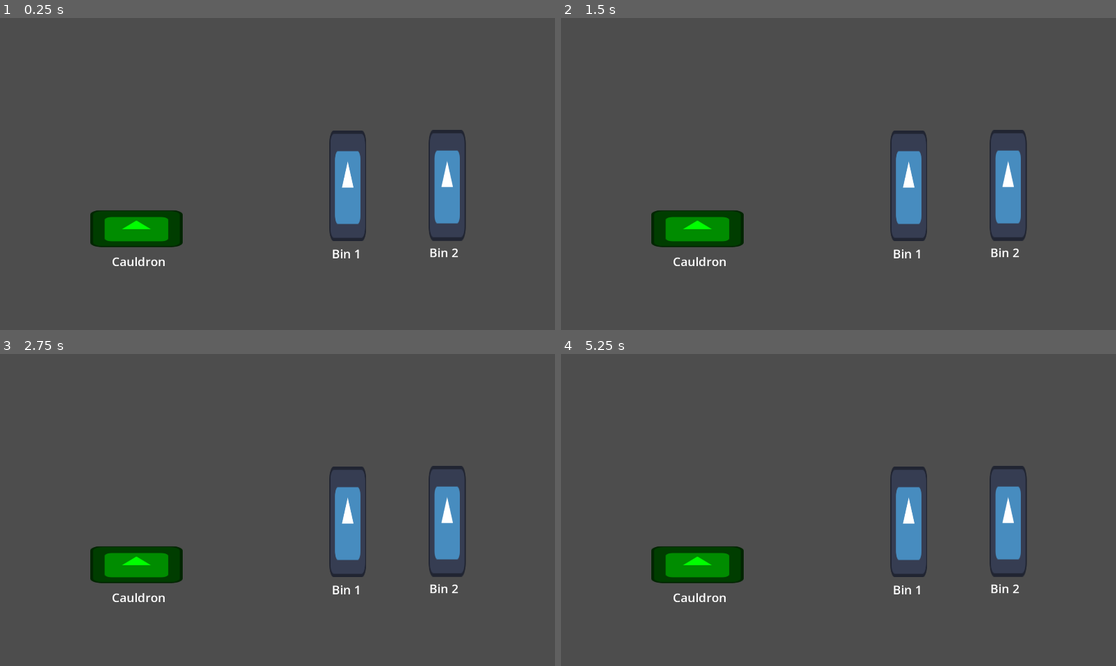
Above: before the commit, frames 1-4 (two rows, left to right).
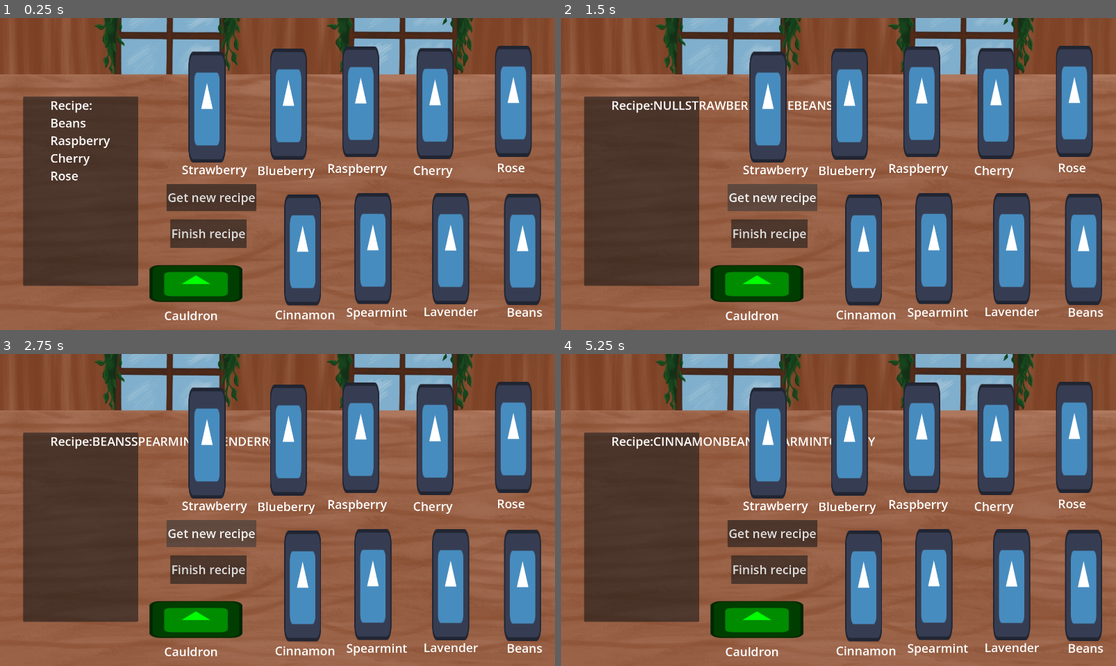
Above: after the commit, the same moments.

Repository: ramble-cu29/witches-brew-cafe
Game: Godot game, scene res://scenes/back_of_house.tscn
Two runs of this game, one before a commit and one after it. Both use one fixed random seed, a clock stepped at 60 frames per second and the inputs below. The engine's default icon, where the game draws it, is replaced by a stand-in: a white triangle on a blue panel in a dark square.
Inputs (mouse positions are in pixels of both pictures, inside the frame that each line leads up to):
- Up to frame 1 (0.25 s): no input
- Up to frame 2 (1.5 s): click (771, 233) at 0.5 s, where only the run after the commit has a clickable "Finish recipe"; click (771, 198) at 1.25 s, where only the run after the commit has a clickable "Get new recipe"
- Up to frame 3 (2.75 s): click (210, 534) at 2 s, where only the run after the commit has a clickable "Get new recipe"
- Up to frame 4 (5.25 s): click (771, 569) at 2.75 s, where only the run after the commit has a clickable "Finish recipe"; click (771, 569) at 3.5 s, where only the run after the commit has a clickable "Finish recipe"; click (771, 534) at 4.25 s, where only the run after the commit has a clickable "Get new recipe"; tap Enter at 5 s; move the mouse to (960, 494) at 5.02 s; click (960, 494) at 5.17 s

The runs differ from the first frame. In frame 1, 92% of the frame differs, in the area x 0-100%, y 0-100%; in frame 2, 90%; in frame 3, 90%; in frame 4, 92%.

Commit message:
Added new art and added all ingredients

Diff:
--- a/globals.gd
+++ b/globals.gd
@@ -1,9 +1,31 @@
 extends Node
 
 var ingredient_exists:bool = false
-var ingredient_type_global:String
+var ingredient_type_global:Ingredients
 
-const INGREDIENT_LIST: Dictionary = {
-	"leaf": "res://art/leaf.jpg",
-	"flower": "res://art/flower.jpg",
+enum Ingredients {
+	NULL,
+	STRAWBERRY,
+	BLUEBERRY,
+	RASPBERRY,
+	CHERRY,
+	ROSE,
+	CINNAMON,
+	SPEARMINT,
+	LAVENDER,
+	BEANS,
 }
+
+const INGR_FILES: Dictionary[Ingredients, String] = {
+	Ingredients.STRAWBERRY: "res://art/programmer_art/strawberry.png",
+	Ingredients.BLUEBERRY: "res://art/programmer_art/blueberry.jpg",
+	Ingredients.RASPBERRY: "res://art/programmer_art/raspberry.jpg",
+	Ingredients.CHERRY: "res://art/programmer_art/cherry.png",
+	Ingredients.ROSE: "res://art/programmer_art/rose.jpg",
+	Ingredients.CINNAMON: "res://art/programmer_art/cinnamon.png",
+	Ingredients.SPEARMINT: "res://art/programmer_art/spearmint.jpg",
+	Ingredients.LAVENDER: "res://art/programmer_art/lavender.jpg",
+	Ingredients.BEANS: "res://art/programmer_art/beans.jpg",
+}
+
+var recipe_record: Array = []
--- a/scenes/back_of_house.gd
+++ b/scenes/back_of_house.gd
@@ -2,6 +2,12 @@
 
 var ingredient: Node = preload("res://scenes/ingredient.tscn").instantiate()
 
+var recipe:Array = [
+	Globals.Ingredients.BEANS,
+	Globals.Ingredients.RASPBERRY,
+	Globals.Ingredients.CHERRY,
+	Globals.Ingredients.ROSE
+]
 
 # Called when the node enters the scene tree for the first time.
 func _ready() -> void:
@@ -11,6 +17,8 @@
 func _process(delta: float) -> void:
 	pass
 
+# If the left mouse button is up and the ingredient is inside the tree, remove it from the
+# tree and set the flag ingredient_exists to false
 func _input(event: InputEvent) -> void:
 	if event is InputEventMouseButton:
 		if event.button_index == MOUSE_BUTTON_LEFT and event.pressed == false:
@@ -18,12 +26,33 @@
 				remove_child(ingredient)
 				Globals.ingredient_exists = false
 
+# When you get the signal from the ingredient bin that it has been clicked
+# add the ingredient to the tree at the mouse position, set the flag to true,
+# and load the right texture
 func _on_ingredient_bin_pressed() -> void:
 	add_child(ingredient)
 	Globals.ingredient_exists = true
 	ingredient.global_position = get_viewport().get_mouse_position()
-	ingredient.texture = load(Globals.INGREDIENT_LIST[Globals.ingredient_type_global])
+	ingredient.texture = load(Globals.INGR_FILES[Globals.ingredient_type_global])
 
 
 func _on_tool_placed() -> void:
-	print(Globals.ingredient_type_global + " placed!")
+	print(str(Globals.ingredient_type_global) + " placed!")
+
+
+func _on_button_button_up() -> void:
+	print("The recipe followed was: " + str(Globals.recipe_record))
+	print("The recipe you needed to follow was: " + str(recipe))
+	if(str(Globals.recipe_record) == str(recipe)):
+		print("You did it!")
+	Globals.recipe_record.clear()
+
+
+func _on_button_2_button_up() -> void:
+	recipe.clear()
+	$GUI/Panel/RecipeLabel.text = "Recipe:"
+	print(Globals.Ingredients.size())
+	print(Globals.Ingredients.keys()[randi() % Globals.Ingredients.size()])
+	for i: int in range(4):
+		var ingr:String = Globals.Ingredients.keys()[randi() % Globals.Ingredients.size()]
+		$GUI/Panel/RecipeLabel.text += ingr
--- a/scenes/back_of_house.tscn
+++ b/scenes/back_of_house.tscn
@@ -2,49 +2,207 @@
 
 [ext_resource type="Script" uid="uid://bm5soup6vcox8" path="res://scenes/back_of_house.gd" id="1_io6l6"]
 [ext_resource type="PackedScene" uid="uid://djw1an2ysxeog" path="res://scenes/ingredient_bin.tscn" id="1_of34b"]
+[ext_resource type="Texture2D" uid="uid://b2dd1c08cvymn" path="res://art/boh/background_boh.jpg" id="2_rv63m"]
 [ext_resource type="PackedScene" uid="uid://bsowfk6i20w6x" path="res://scenes/tool.tscn" id="3_2ukpx"]
-
-[sub_resource type="Theme" id="Theme_2ukpx"]
-default_font_size = 42
+[ext_resource type="Theme" uid="uid://l7m6kwciibo0" path="res://theme.tres" id="4_damgc"]
 
 [node name="BackOfHouse" type="Node" unique_id=45676339]
 script = ExtResource("1_io6l6")
 
-[node name="IngredientBin" parent="." unique_id=825669269 instance=ExtResource("1_of34b")]
-position = Vector2(1203, 581)
-ingredient_type = "leaf"
-
-[node name="IngredientBin2" parent="." unique_id=109695236 instance=ExtResource("1_of34b")]
-position = Vector2(1547, 579)
-ingredient_type = "flower"
-
-[node name="Tool" parent="." unique_id=555176367 instance=ExtResource("3_2ukpx")]
-position = Vector2(472, 729)
-
-[node name="Label" type="Label" parent="." unique_id=1597802341]
-offset_left = 387.0
-offset_top = 814.0
-offset_right = 614.0
-offset_bottom = 868.0
-theme = SubResource("Theme_2ukpx")
+[node name="Background" type="Sprite2D" parent="." unique_id=1984211532]
+position = Vector2(960, 540)
+scale = Vector2(1.2, 1.2)
+texture = ExtResource("2_rv63m")
+
+[node name="Cauldron" parent="." unique_id=555176367 instance=ExtResource("3_2ukpx")]
+position = Vector2(678, 919)
+
+[node name="GUI" type="Control" parent="." unique_id=919230612]
+layout_mode = 3
+anchors_preset = 0
+offset_right = 40.0
+offset_bottom = 40.0
+
+[node name="Button" type="Button" parent="GUI" unique_id=12919459]
+layout_mode = 0
+offset_left = 589.0
+offset_top = 697.0
+offset_right = 853.0
+offset_bottom = 796.0
+theme = ExtResource("4_damgc")
+text = "Finish recipe"
+
+[node name="Button2" type="Button" parent="GUI" unique_id=994928799]
+layout_mode = 0
+offset_left = 576.0
+offset_top = 575.0
+offset_right = 887.0
+offset_bottom = 668.0
+theme = ExtResource("4_damgc")
+text = "Get new recipe"
+
+[node name="Labels" type="Control" parent="GUI" unique_id=1308656595]
+anchors_preset = 0
+offset_right = 40.0
+offset_bottom = 40.0
+
+[node name="Label" type="Label" parent="GUI/Labels" unique_id=1597802341]
+layout_mode = 0
+offset_left = 568.0
+offset_top = 1001.0
+offset_right = 795.0
+offset_bottom = 1059.0
+theme = ExtResource("4_damgc")
 text = "Cauldron"
 
-[node name="Label3" type="Label" parent="." unique_id=1208340031]
-offset_left = 1485.0
-offset_top = 783.0
-offset_right = 1605.0
-offset_bottom = 841.0
-theme = SubResource("Theme_2ukpx")
-text = "Bin 2"
-
-[node name="Label2" type="Label" parent="." unique_id=1425078915]
-offset_left = 1148.0
-offset_top = 787.0
-offset_right = 1263.0
-offset_bottom = 845.0
-theme = SubResource("Theme_2ukpx")
-text = "Bin 1"
-
-[connection signal="pressed" from="IngredientBin" to="." method="_on_ingredient_bin_pressed"]
-[connection signal="pressed" from="IngredientBin2" to="." method="_on_ingredient_bin_pressed"]
-[connection signal="placed" from="Tool" to="." method="_on_tool_placed"]
+[node name="Label2" type="Label" parent="GUI/Labels" unique_id=1425078915]
+layout_mode = 0
+offset_left = 629.0
+offset_top = 496.0
+offset_right = 855.0
+offset_bottom = 554.0
+theme = ExtResource("4_damgc")
+text = "Strawberry"
+
+[node name="Label3" type="Label" parent="GUI/Labels" unique_id=1208340031]
+layout_mode = 0
+offset_left = 890.0
+offset_top = 499.0
+offset_right = 1089.0
+offset_bottom = 557.0
+theme = ExtResource("4_damgc")
+text = "Blueberry"
+
+[node name="Label4" type="Label" parent="GUI/Labels" unique_id=240612862]
+layout_mode = 0
+offset_left = 1753.0
+offset_top = 989.0
+offset_right = 1876.0
+offset_bottom = 1047.0
+theme = ExtResource("4_damgc")
+text = "Beans"
+
+[node name="Label5" type="Label" parent="GUI/Labels" unique_id=232837316]
+layout_mode = 0
+offset_left = 1465.0
+offset_top = 987.0
+offset_right = 1654.0
+offset_bottom = 1045.0
+theme = ExtResource("4_damgc")
+text = "Lavender"
+
+[node name="Label6" type="Label" parent="GUI/Labels" unique_id=1158551593]
+layout_mode = 0
+offset_left = 1198.0
+offset_top = 989.0
+offset_right = 1409.0
+offset_bottom = 1047.0
+theme = ExtResource("4_damgc")
+text = "Spearmint"
+
+[node name="Label7" type="Label" parent="GUI/Labels" unique_id=1164510297]
+layout_mode = 0
+offset_left = 951.0
+offset_top = 998.0
+offset_right = 1159.0
+offset_bottom = 1056.0
+theme = ExtResource("4_damgc")
+text = "Cinnamon"
+
+[node name="Label8" type="Label" parent="GUI/Labels" unique_id=877453939]
+layout_mode = 0
+offset_left = 1132.0
+offset_top = 491.0
+offset_right = 1339.0
+offset_bottom = 549.0
+theme = ExtResource("4_damgc")
+text = "Raspberry"
+
+[node name="Label9" type="Label" parent="GUI/Labels" unique_id=1911299287]
+layout_mode = 0
+offset_left = 1429.0
+offset_top = 498.0
+offset_right = 1565.0
+offset_bottom = 556.0
+theme = ExtResource("4_damgc")
+text = "Cherry"
+
+[node name="Label10" type="Label" parent="GUI/Labels" unique_id=695783884]
+layout_mode = 0
+offset_left = 1719.0
+offset_top = 489.0
+offset_right = 1918.0
+offset_bottom = 547.0
+theme = ExtResource("4_damgc")
+text = "Rose"
+
+[node name="Panel" type="Panel" parent="GUI" unique_id=1210580505]
+layout_mode = 0
+offset_left = 80.0
+offset_top = 272.0
+offset_right = 478.0
+offset_bottom = 927.0
+
+[node name="RecipeLabel" type="Label" parent="GUI/Panel" unique_id=763714291]
+layout_mode = 0
+offset_left = 94.0
+offset_top = 1.0
+offset_right = 399.0
+offset_bottom = 574.0
+theme = ExtResource("4_damgc")
+text = "Recipe:
+Beans
+Raspberry
+Cherry
+Rose"
+
+[node name="IngredientBins" type="Node2D" parent="." unique_id=1181412459]
+
+[node name="Strawberry" parent="IngredientBins" unique_id=825669269 instance=ExtResource("1_of34b")]
+position = Vector2(716, 309)
+ingredient_type = 1
+
+[node name="Blueberry" parent="IngredientBins" unique_id=109695236 instance=ExtResource("1_of34b")]
+position = Vector2(998, 298)
+ingredient_type = 2
+
+[node name="Raspberry" parent="IngredientBins" unique_id=1220025282 instance=ExtResource("1_of34b")]
+position = Vector2(1248, 290)
+ingredient_type = 3
+
+[node name="Cherry" parent="IngredientBins" unique_id=1573519153 instance=ExtResource("1_of34b")]
+position = Vector2(1505, 296)
+ingredient_type = 4
+
+[node name="Rose" parent="IngredientBins" unique_id=998767632 instance=ExtResource("1_of34b")]
+position = Vector2(1776, 288)
+ingredient_type = 5
+
+[node name="Cinnamon" parent="IngredientBins" unique_id=932060408 instance=ExtResource("1_of34b")]
+position = Vector2(1047, 803)
+ingredient_type = 6
+
+[node name="Spearmint" parent="IngredientBins" unique_id=2026950560 instance=ExtResource("1_of34b")]
+position = Vector2(1290, 798.00006)
+ingredient_type = 7
+
+[node name="Lavender" parent="IngredientBins" unique_id=1318816990 instance=ExtResource("1_of34b")]
+position = Vector2(1559, 799)
+ingredient_type = 8
+
+[node name="Beans" parent="IngredientBins" unique_id=1307152230 instance=ExtResource("1_of34b")]
+position = Vector2(1808, 801.00006)
+ingredient_type = 9
+
+[connection signal="placed" from="Cauldron" to="." method="_on_tool_placed"]
+[connection signal="button_up" from="GUI/Button" to="." method="_on_button_button_up"]
+[connection signal="button_up" from="GUI/Button2" to="." method="_on_button_2_button_up"]
+[connection signal="pressed" from="IngredientBins/Strawberry" to="." method="_on_ingredient_bin_pressed"]
+[connection signal="pressed" from="IngredientBins/Blueberry" to="." method="_on_ingredient_bin_pressed"]
+[connection signal="pressed" from="IngredientBins/Raspberry" to="." method="_on_ingredient_bin_pressed"]
+[connection signal="pressed" from="IngredientBins/Cherry" to="." method="_on_ingredient_bin_pressed"]
+[connection signal="pressed" from="IngredientBins/Rose" to="." method="_on_ingredient_bin_pressed"]
+[connection signal="pressed" from="IngredientBins/Cinnamon" to="." method="_on_ingredient_bin_pressed"]
+[connection signal="pressed" from="IngredientBins/Spearmint" to="." method="_on_ingredient_bin_pressed"]
+[connection signal="pressed" from="IngredientBins/Lavender" to="." method="_on_ingredient_bin_pressed"]
+[connection signal="pressed" from="IngredientBins/Beans" to="." method="_on_ingredient_bin_pressed"]
--- a/scenes/ingredient.gd
+++ b/scenes/ingredient.gd
@@ -1,6 +1,9 @@
 extends Sprite2D
 
+
 const SPEED: int = 2000
+
+
 
 func _process(delta: float) -> void:
 	global_position = get_viewport().get_mouse_position()
--- a/scenes/ingredient_bin.gd
+++ b/scenes/ingredient_bin.gd
@@ -2,13 +2,15 @@
 
 signal pressed
 
-@export var ingredient_type: String
+@export var ingredient_type:Globals.Ingredients = Globals.Ingredients.NULL
 
 func _input(event: InputEvent) -> void:
 	if event is InputEventMouseButton:
 		if event.button_index == MOUSE_BUTTON_LEFT and event.pressed:
 			if is_pixel_opaque(get_local_mouse_position()):
+				print(Globals.ingredient_type_global)
 				Globals.ingredient_type_global = ingredient_type
 				pressed.emit()
+
 		#elif event.button_index == MOUSE_BUTTON_LEFT and event.pressed == false:
 			#released.emit()
--- a/scenes/tool.gd
+++ b/scenes/tool.gd
@@ -6,4 +6,5 @@
 	if event is InputEventMouseButton:
 		if event.button_index == MOUSE_BUTTON_LEFT and event.pressed == false and Globals.ingredient_exists:
 			if is_pixel_opaque(get_local_mouse_position()):
+				Globals.recipe_record.append(Globals.ingredient_type_global)
 				placed.emit()
--- /dev/null
+++ b/theme.tres
@@ -0,0 +1,4 @@
+[gd_resource type="Theme" format=3 uid="uid://l7m6kwciibo0"]
+
+[resource]
+default_font_size = 42
Binary file added: art/boh/background_boh.jpg
Not shown, changed: art/boh/background_boh.jpg.import
Binary file added: art/boh/beans.jpg
Not shown, added: art/boh/beans.jpg.import
Binary file added: art/boh/beans_jar.jpg
Not shown, added: art/boh/beans_jar.jpg.import
Binary file added: art/boh/blueberries.jpg
Not shown, added: art/boh/blueberries.jpg.import
Binary file added: art/boh/cauldron.jpg
Not shown, added: art/boh/cauldron.jpg.import
Binary file added: art/boh/cherries.jpg
Not shown, added: art/boh/cherries.jpg.import
(and 38 more such lines)
